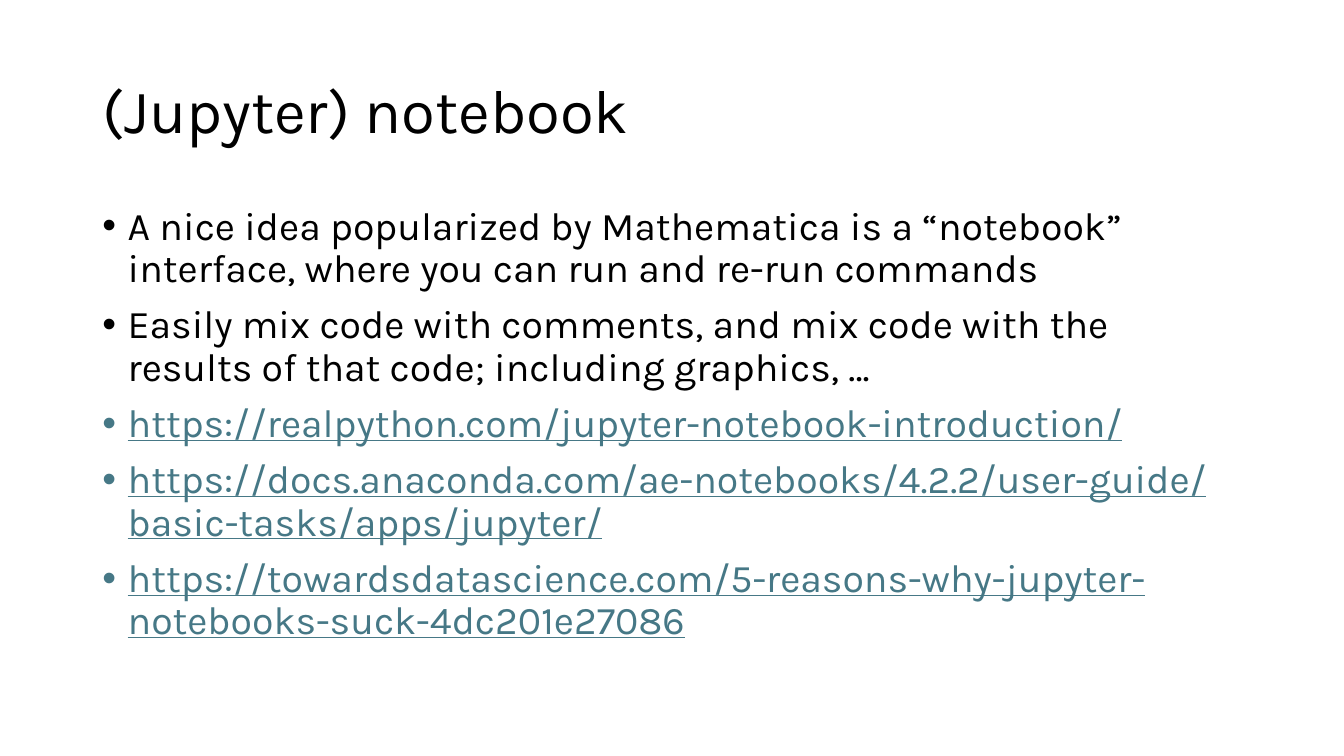
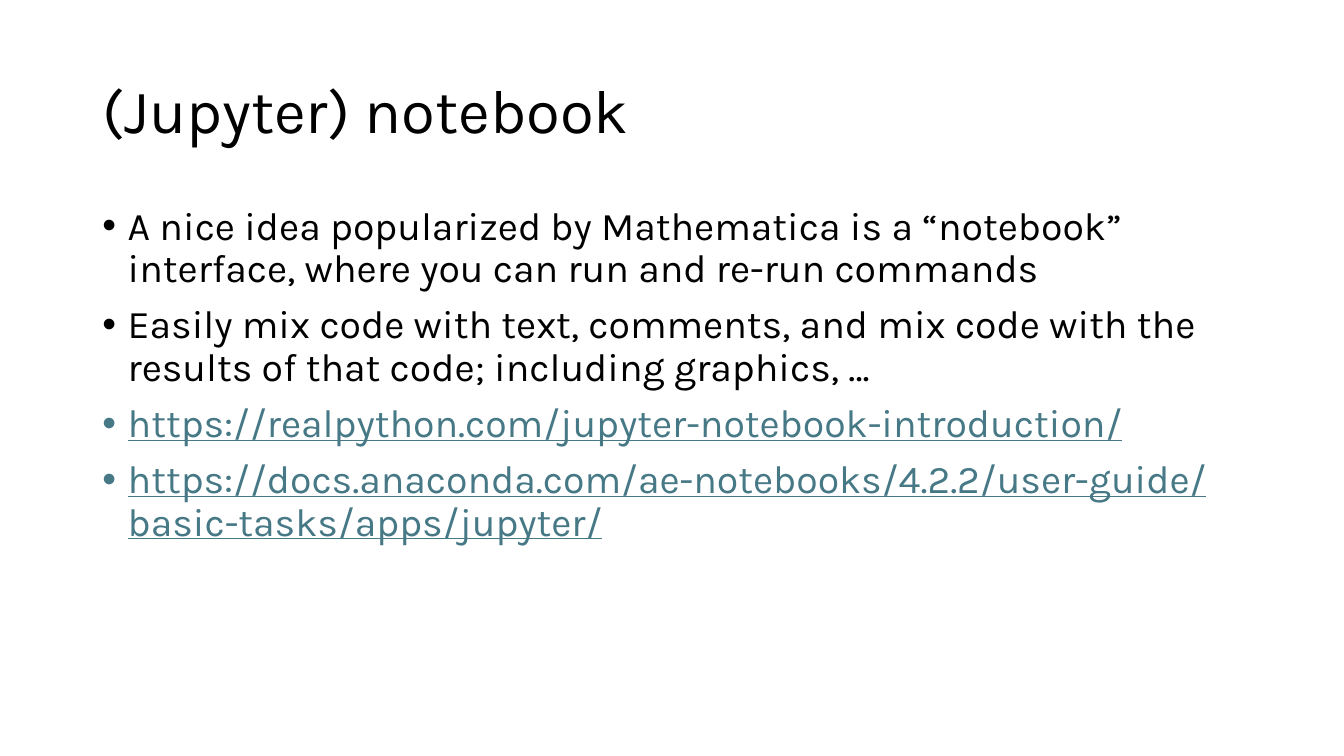
Before and after one commit to moravveji/python_intro_training, a slide deck: slide 41 of slides-pptx/02-Python_intro-Setup.pptx (slide 47 before the commit). Drawn at 1344x756 pixels with LibreOffice and Linux fonts; fonts in the diff are those of the drawing. Boxes give left, top, right and bottom in pixels: in the first picture for what was removed or moved away, otherwise in the second. Text is boxed around its words. In the diff, an @@ line names an element or a change of style, - is before the commit and + after.

```diff
--- a/slides-pptx/02-Python_intro-Setup.pptx
+++ b/slides-pptx/02-Python_intro-Setup.pptx
@@ text at (x1=128, y1=311, x2=1195, y2=391): text changed @@
-• Easily mix code with comments, and mix code with the results of that code; including graphics, …
+• Easily mix code with text, comments, and mix code with the results of that code; including graphics, …
@@ text at (x1=128, y1=563, x2=1146, y2=638): paragraph removed @@
-• https://towardsdatascience.com/5-reasons-why-jupyter-notebooks-suck-4dc201e27086
```
Also in this commit, not shown: 14 other slides changed, 1 slide added, 8 slides removed, 14 other files.
